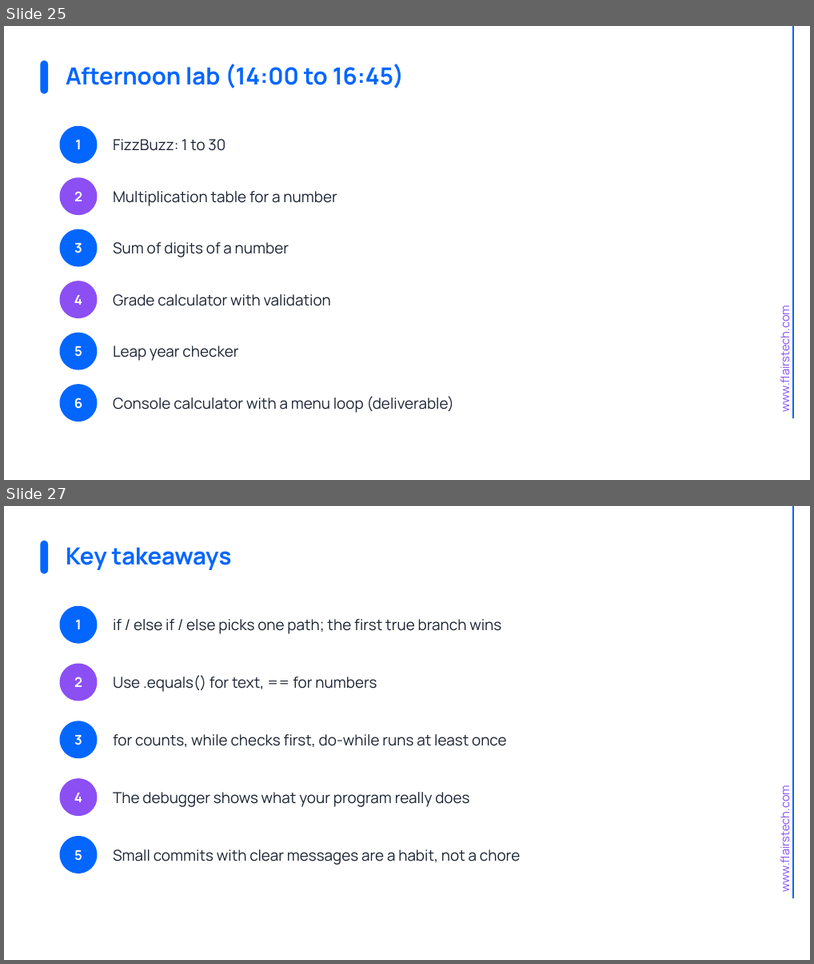
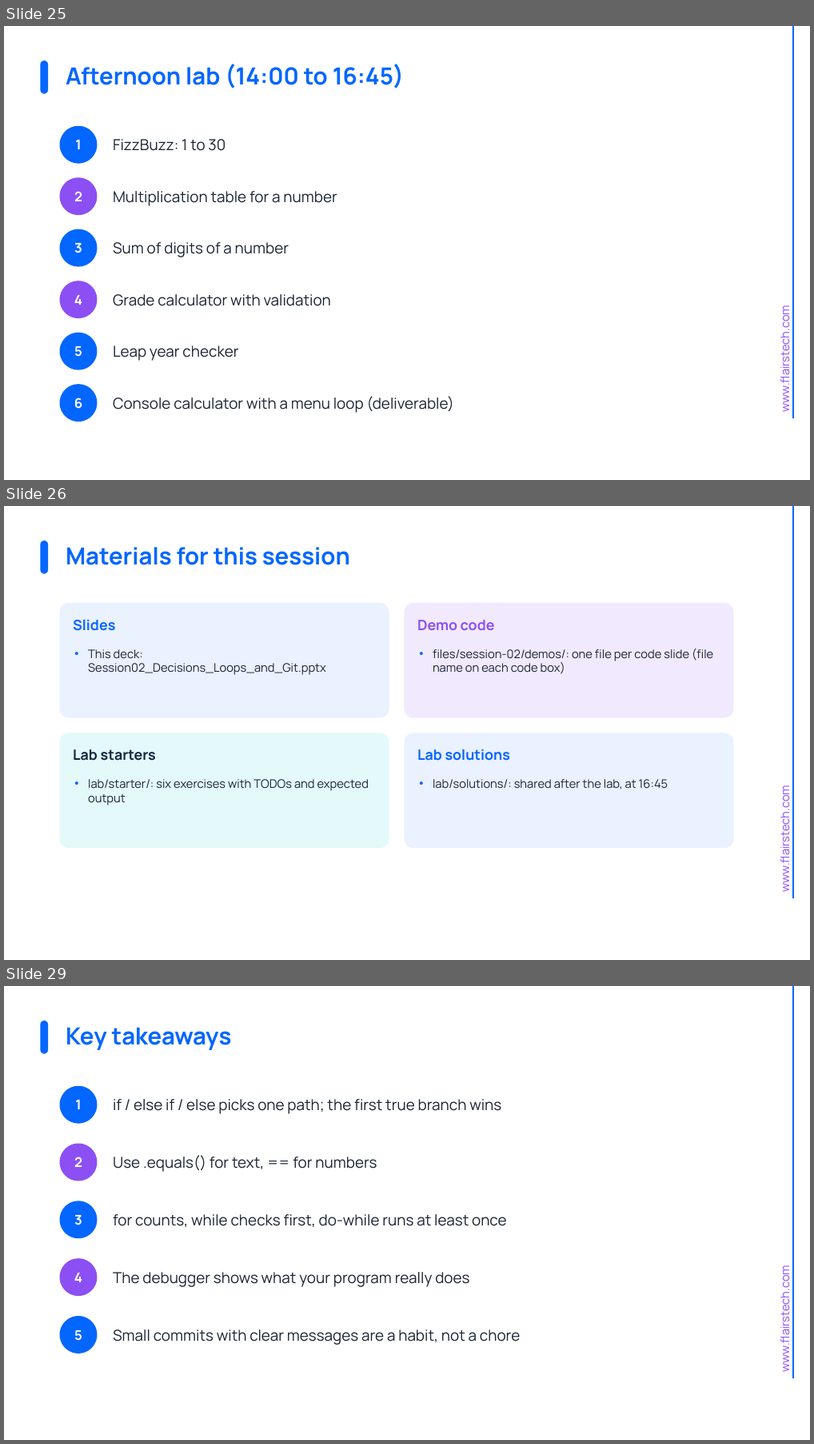
Before and after one commit to muhammedkamal/java-spring-bootcamp, a slide deck: files/Session02_Decisions_Loops_and_Git.pptx. Shown one above the other, each under a label of ours: slides 25 and 27 before the commit, slides 25, 26 and 29 after it; the slides between them are not shown. The pictures are 814x964 and 814x1444 pixels, drawn with LibreOffice and Linux fonts; fonts in the diff are those of the drawing; background and template pictures are left out. Boxes give left, top, right and bottom in pixels: in the first picture for what was removed or moved away, otherwise in the second. Text is boxed around its words. In the diff, an @@ line names an element or a change of style, - is before the commit and + after.

Commit message:
Session 1B deck: add materials, resources and before-next-session slides

```diff
--- a/files/Session02_Decisions_Loops_and_Git.pptx
+++ b/files/Session02_Decisions_Loops_and_Git.pptx
@@ slide 26 added at (4, 506, 810, 960), background #FFFFFF; not listed: 2 template elements that a slide beside it also shows @@
@@ rounded rectangle added at (40, 540, 48, 574), fill #0366FF @@
@@ title added at (66, 547, 350, 565), 28 pt, text #0366FF, bold @@
+Materials for this session
@@ rounded rectangle added at (60, 603, 390, 718), fill #EAF1FF @@
@@ text added at (73, 620, 115, 631), 17 pt, text #0366FF, bold @@
+Slides
@@ rounded rectangle added at (405, 603, 734, 718), fill #F1EAFE @@
@@ text added at (418, 620, 495, 630), 17 pt, text #8C4FF4, bold @@
+Demo code
@@ text added at (88, 649, 326, 675), 14 pt, text #1B2433 @@
+• This deck: Session02_Decisions_Loops_and_Git.pptx
@@ text added at (433, 648, 714, 674), 14 pt, text #1B2433 @@
+• files/session-02/demos/: one file per code slide (file name on each code box)
@@ rounded rectangle added at (60, 733, 390, 848), fill #E3F9FA @@
@@ rounded rectangle added at (405, 733, 734, 848), fill #EAF1FF @@
@@ text added at (73, 749, 156, 760), 17 pt, text #0E2841, bold @@
+Lab starters
@@ text added at (418, 749, 511, 760), 17 pt, text #0366FF, bold @@
+Lab solutions
@@ text added at (88, 779, 369, 805), 14 pt, text #1B2433 @@
+• lab/starter/: six exercises with TODOs and expected output
@@ text added at (433, 779, 668, 789), 14 pt, text #1B2433 @@
+• lab/solutions/: shared after the lab, at 16:45
@@ what was slide 27 is now slide 29 @@
```
Also in this commit, not shown: 2 other slides added, 1 slide removed.
